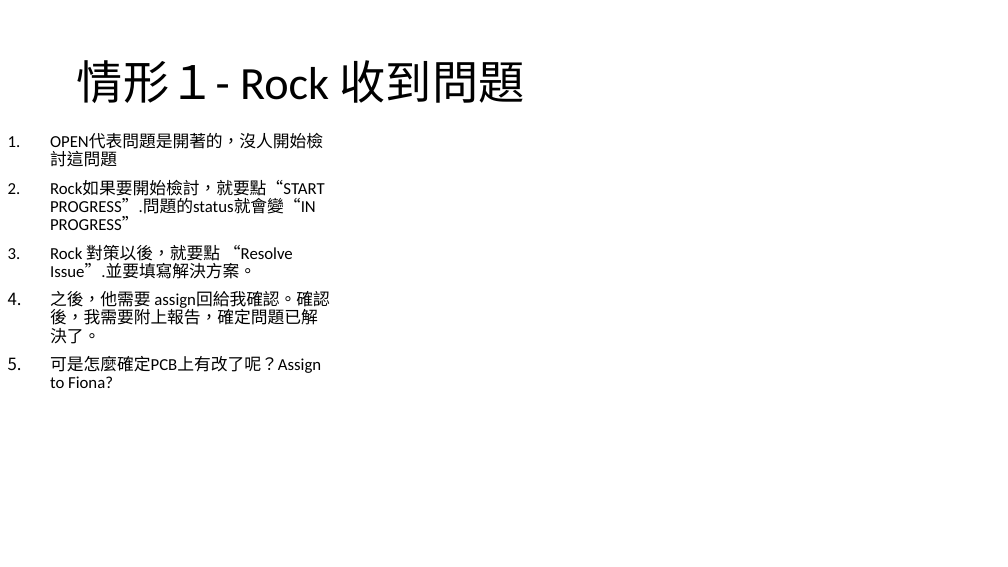
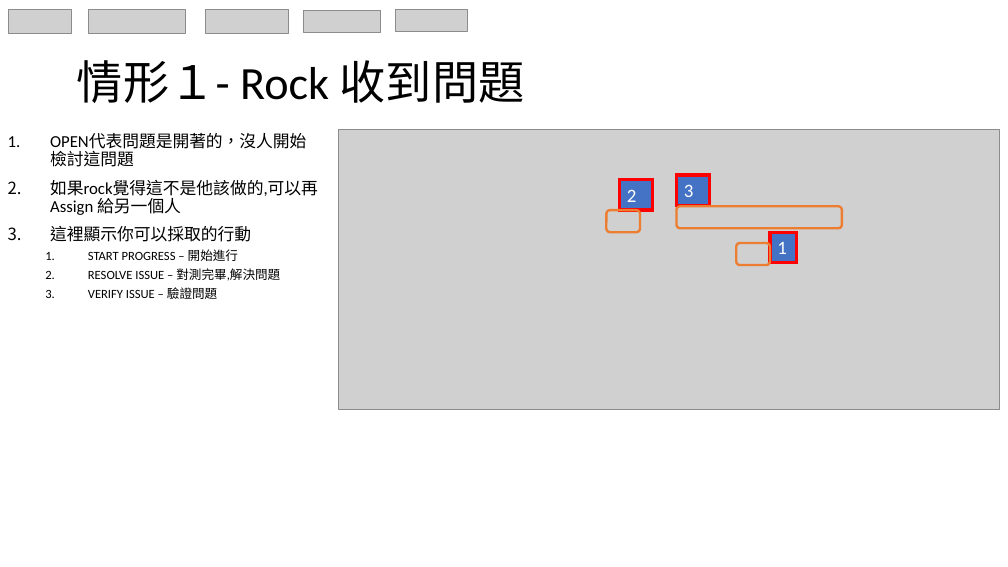
Before and after one commit to HanFormosa/JIRA, a slide deck: slide 26 of JIRA Proposal.pptx (slide 23 before the commit). Drawn at 1008x567 pixels with LibreOffice and Linux fonts; fonts in the diff are those of the drawing; grey boxes stand for pictures. Boxes give left, top, right and bottom in pixels: in the first picture for what was removed or moved away, otherwise in the second. Text is boxed around its words. In the diff, an @@ line names an element or a change of style, - is before the commit and + after.

Commit message:
final version

```diff
--- a/JIRA Proposal.pptx
+++ b/JIRA Proposal.pptx
@@ group added at (x1=9, y1=9, x2=468, y2=33): 5 pictures @@
@@ picture added at (x1=339, y1=129, x2=1000, y2=410) @@
@@ rectangle added at (x1=677, y1=175, x2=709, y2=205), fill #4472C4, outline #FF0000 3 pt, 18 pt, text #FFFFFF @@
+3
@@ text at (x1=50, y1=180, x2=318, y2=299): text changed; size 16 to 12 pt @@
-2. Rock如果要開始檢討，就要點“START PROGRESS”.問題的status就會變“IN PROGRESS”
-3. Rock 對策以後，就要點 “Resolve Issue”.並要填寫解決方案。
-4. 之後，他需要 assign回給我確認。確認後，我需要附上報告，確定問題已解決了。
-5. 可是怎麼確定PCB上有改了呢？Assign to Fiona?
+2. 如果rock覺得這不是他該做的,可以再Assign 給另一個人
+3. 這裡顯示你可以採取的行動
+  1. START PROGRESS – 開始進行
+  2. RESOLVE ISSUE – 對測完畢,解決問題
+  3. VERIFY ISSUE – 驗證問題
@@ rectangle added at (x1=619, y1=180, x2=652, y2=210), fill #4472C4, outline #FF0000 3 pt, 18 pt, text #FFFFFF @@
+2
@@ rounded rectangle added at (x1=677, y1=206, x2=842, y2=228), outline #ED7D31 2.25 pt @@
@@ rounded rectangle added at (x1=606, y1=210, x2=640, y2=232), outline #ED7D31 2.25 pt @@
@@ rectangle added at (x1=771, y1=232, x2=797, y2=262), fill #4472C4, outline #FF0000 3 pt, 18 pt, text #FFFFFF @@
+1
@@ rounded rectangle added at (x1=737, y1=243, x2=771, y2=265), outline #ED7D31 2.25 pt @@
```
Also in this commit, not shown: 12 other slides changed, 17 slides added.
